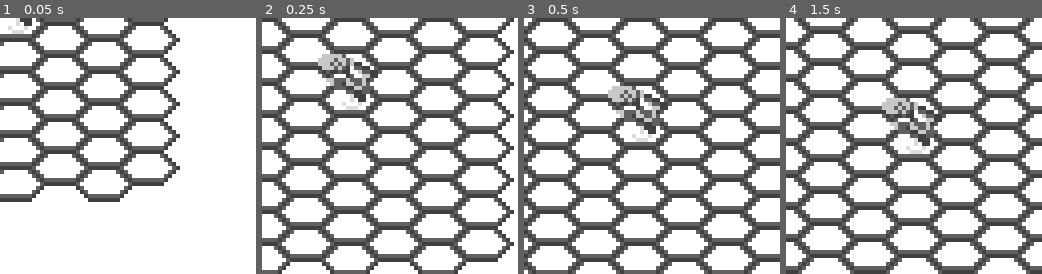
Above: before the commit, frames 1-4 (left to right).
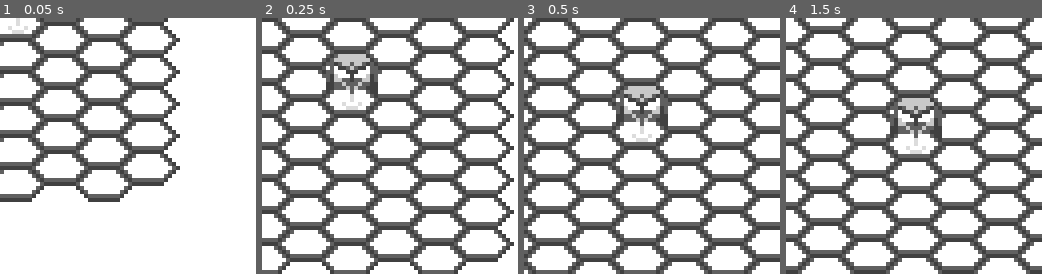
Above: after the commit, the same moments.

Repository: ObsidianBlk/TacCom
Game: Godot game, scene res://World.tscn
Two runs of this game, one before a commit and one after it. Both use one fixed random seed, a clock stepped at 60 frames per second and the inputs below.
Inputs (mouse positions are in pixels of both pictures, inside the frame that each line leads up to):
- Up to frame 1 (0.05 s): no input
- Up to frame 2 (0.25 s): no input
- Up to frame 3 (0.5 s): no input
- Up to frame 4 (1.5 s): tap Enter at 0.5 s; move the mouse to (970, 133) at 0.52 s; hold D (down_right) 0.53-1.28 s; click (970, 133) at 0.67 s; tap Space at 1.25 s; move the mouse to (862, 158) at 1.27 s; hold S (down) from 1.28 s (still down)

The runs differ from the first frame. In frame 1, 0.1% of the frame differs, in the area x 7-13%, y 0-4%; in frame 2, 2.3%, in the area x 21-46%, y 14-33%; in frame 3, 2.3%; in frame 4, 2.3%.

Commit message:
Font6x6 is complete and now known as TacCom6x6. Continuing to build 'ShipComponents'.

Diff:
--- /dev/null
+++ b/Object/Ship/Components/Engineering.gd
@@ -0,0 +1,44 @@
+extends ShipComponent
+class_name Engineering
+
+# -----------------------------------------------------------
+# Signals
+# -----------------------------------------------------------
+signal power_change(available, total)
+
+# -----------------------------------------------------------
+# Variables
+# -----------------------------------------------------------
+var _max_power : int = 4
+var _available_power : int = 4
+var _reserved = {}
+
+
+# -----------------------------------------------------------
+# Public Methods
+# -----------------------------------------------------------
+func init(info) -> bool:
+	if not .init(info):
+		return false
+
+	if "power" in info:
+		_max_power = info.power
+		_available_power = _max_power
+		emit_signal("power_change", _available_power, _max_power)
+	return true
+
+
+func request_power(requester : String, amount : int) -> int:
+	if not requester in _reserved:
+		if amount > _available_power:
+			amount = _available_power
+		_available_power -= amount
+		_reserved[requester] = amount
+		emit_signal("power_change", _available_power, _max_power)
+	return _reserved[requester]
+
+func release_power(requester : String) -> void:
+	if requester in _reserved:
+		_available_power += _reserved[requester]
+		_reserved.erase(requester)
+		emit_signal("power_change", _available_power, _max_power)
--- a/Object/Ship/Components/ShipComponent.gd
+++ b/Object/Ship/Components/ShipComponent.gd
@@ -5,8 +5,6 @@
 # -----------------------------------------------------------
 # Signals
 # -----------------------------------------------------------
-signal damage_taken(component)
-signal destroyed(component)
 
 
 # -----------------------------------------------------------
@@ -17,14 +15,31 @@
 # -----------------------------------------------------------
 # Variables
 # -----------------------------------------------------------
+var _initialized = false
+var _connections = []
 var _max_structure : float = 100
 var _structure : float = 100
-var _crew_count : int = 0
 
 
 # -----------------------------------------------------------
 # Public Methods
 # -----------------------------------------------------------
+func init(info) -> bool:
+	if _initialized:
+		return false
+
+	if "structure" in info:
+		_max_structure = info.structure
+		_structure = _max_structure
+
+	_initialized = true
+	return true
+
+func connect_with(c : ShipComponent) -> void:
+	if _connections.find(c) < 0:
+		_connections.append(c)
+		c.connect_with(self)
+
 func set_structure(sp : float) -> void:
 	_structure = max(0, min(sp, _max_structure))
 
@@ -41,8 +56,6 @@
 	else:
 		_structure = min(_structure, _max_structure)
 
-func get_crew_count() -> int:
-	return _crew_count
 
 # -----------------------------------------------------------
 # Handler Methods
--- a/Object/Ship/Crewman.gd
+++ b/Object/Ship/Crewman.gd
@@ -53,6 +53,11 @@
 func alive() -> bool:
 	return _health > 0 and _wounds < 3
 
+func heartbeat() -> void:
+	if _radiation > 0:
+		var decrease = 10 * (float(_radiation) / 100)
+		_health = max(0, int(floor(float(_health) - decrease)))
+
 func hazard(dmg : float, rads : float) -> void:
 	if not alive():
 		return
--- a/Object/Ship/Ship.tscn
+++ b/Object/Ship/Ship.tscn
@@ -8,11 +8,11 @@
 shader_param/use_screen = false
 shader_param/alpha = 1.0
 shader_param/color_1_from = Color( 0.25098, 0.25098, 0.25098, 1 )
-shader_param/color_1_to = Color( 0, 0, 0, 0 )
+shader_param/color_1_to = Color( 0.643137, 0.635294, 0.54902, 1 )
 shader_param/color_2_from = Color( 0.376471, 0.376471, 0.376471, 1 )
-shader_param/color_2_to = Color( 0, 0, 0, 0 )
+shader_param/color_2_to = Color( 0.513726, 0.505882, 0.392157, 1 )
 shader_param/color_3_from = Color( 0.784314, 0.784314, 0.784314, 1 )
-shader_param/color_3_to = Color( 0, 0, 0, 0 )
+shader_param/color_3_to = Color( 0.870588, 0.839216, 0.823529, 1 )
 shader_param/color_4_from = Color( 0.862745, 0.862745, 0.862745, 1 )
 shader_param/color_4_to = Color( 0.564706, 1, 0.996078, 0.501961 )
 shader_param/color_5_from = Color( 1, 1, 1, 1 )
--- a/World.tscn
+++ b/World.tscn
@@ -28,7 +28,6 @@
 light_color = Color( 0.870588, 0.839216, 0.823529, 1 )
 mid_color = Color( 0.643137, 0.635294, 0.54902, 1 )
 dark_color = Color( 0.513726, 0.505882, 0.392157, 1 )
-facing = 60.0
 
 [node name="CanvasLayer" type="CanvasLayer" parent="."]
 
--- a/project.godot
+++ b/project.godot
@@ -13,6 +13,11 @@
 "class": "Crewman",
 "language": "GDScript",
 "path": "res://Object/Ship/Crewman.gd"
+}, {
+"base": "ShipComponent",
+"class": "Engineering",
+"language": "GDScript",
+"path": "res://Object/Ship/Components/Engineering.gd"
 }, {
 "base": "Node2D",
 "class": "Entity",
@@ -46,6 +51,7 @@
 } ]
 _global_script_class_icons={
 "Crewman": "",
+"Engineering": "",
 "Entity": "",
 "Hexmap": "",
 "PriorityQueue": "",
Binary file removed: Assets/Fonts/F6x6/Font_6x6.png
Not shown, added: Assets/Fonts/TacCom6x6/TacCom_6x6.fnt
Binary file added: Assets/Fonts/TacCom6x6/TacCom_6x6.png
Not shown, changed: Assets/Fonts/TacCom6x6/TacCom_6x6.png.import
Binary file added: Assets/TacCom.theme
